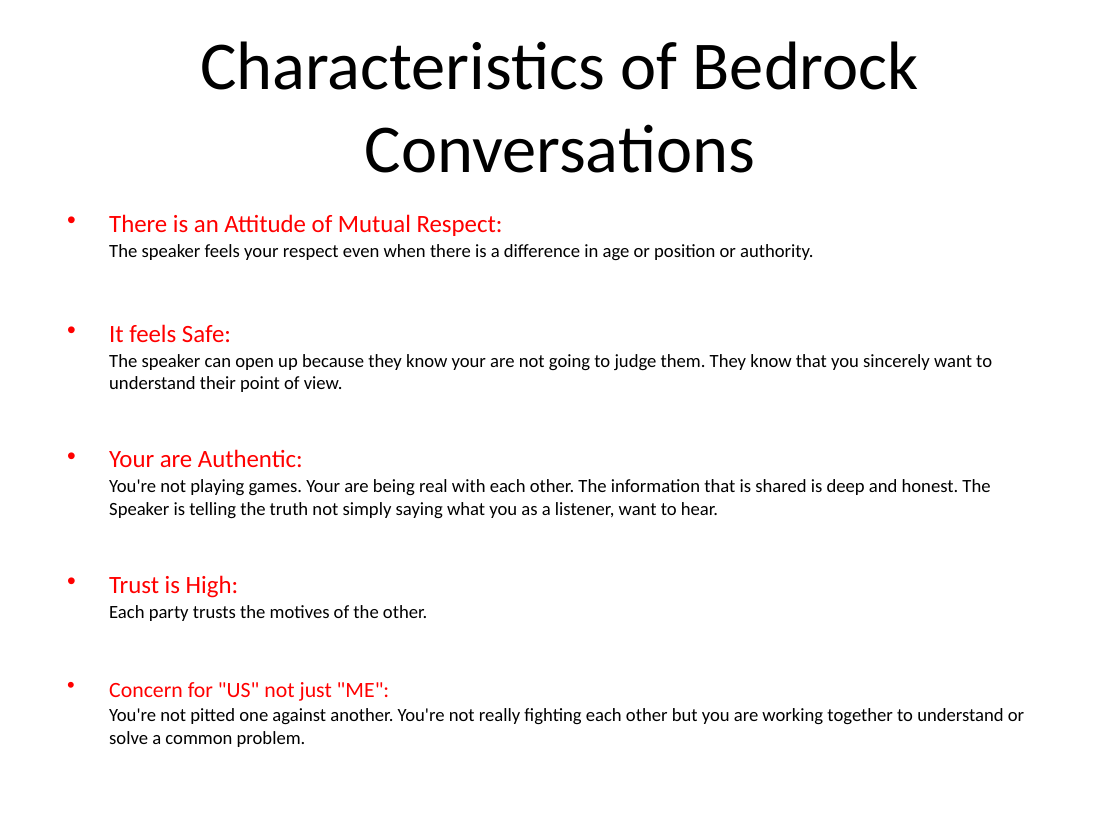
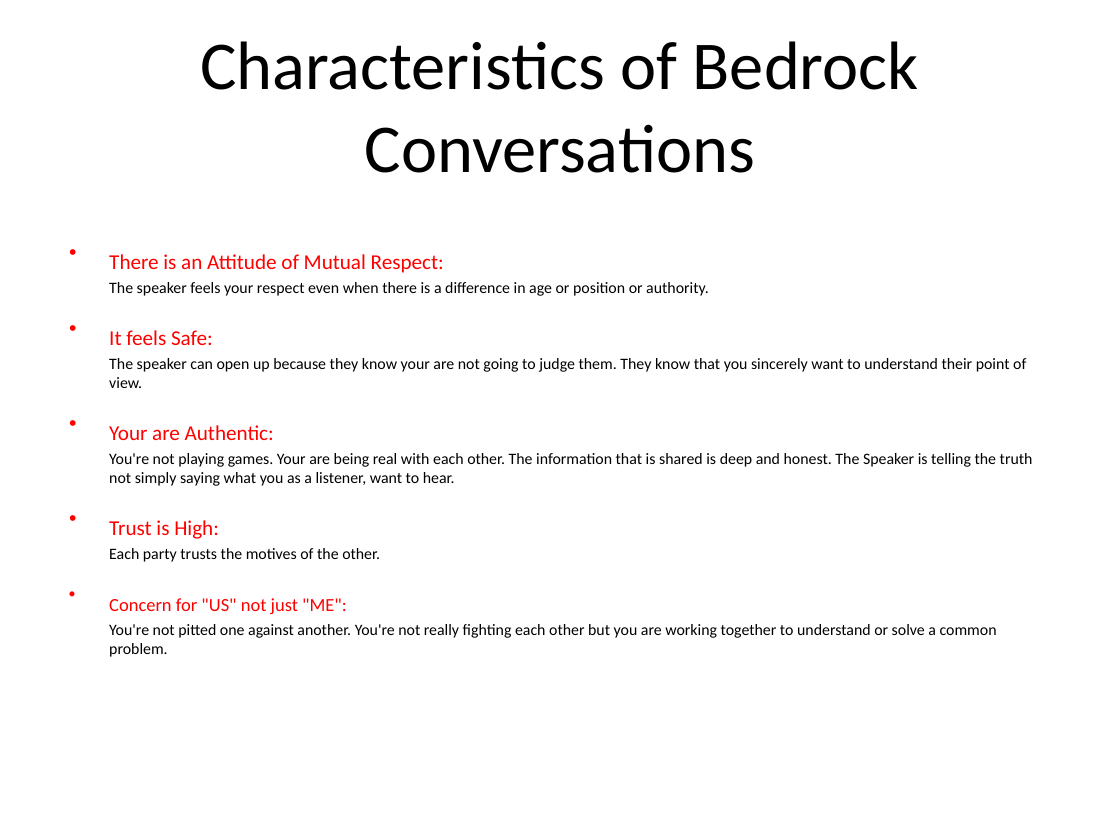
Before and after one commit to Mohamed-Elhawary/courses-notes, a slide deck: slide 14 of Non-Technical/The Power of Deep Listening (Using Active Listening Skills)/Presentation.pptx. Drawn at 1120x840 pixels with LibreOffice and Linux fonts; fonts in the diff are those of the drawing. Boxes give left, top, right and bottom in pixels: in the first picture for what was removed or moved away, otherwise in the second. Text is boxed around its words. In the diff, an @@ line names an element or a change of style, - is before the commit and + after.

```diff
--- a/Non-Technical/The Power of Deep Listening (Using Active Listening Skills)/Presentation.pptx
+++ b/Non-Technical/The Power of Deep Listening (Using Active Listening Skills)/Presentation.pptx
@@ text "There is an Attitude of ...": place and size @@
-text "There is an Attitude of ..." at <box>109,214,1024,747</box>
+text "There is an Attitude of ..." at <box>109,254,1033,657</box>
@@ text "There is an Attitude of ..." at <box>109,254,1033,657</box>: size 16 to 13.6 pt in "There is an Attitude of Mutual Respect:", "It feels Safe:", "Your are Authentic:", "Trust is High:"; size 12 to 10.2 pt in "The speaker feels your respect even when ...", "The speaker can open up because they ...", "You're not playing games. Your are being ...", "Each party trusts the motives of the ..." and 1 more places; size 14 to 11.9 pt in "Concern for "US" not just "ME":"; indent changed; less space between paragraphs; more space between paragraphs @@
```
Also in this commit, not shown: 15 other slides changed, 3 other files.
